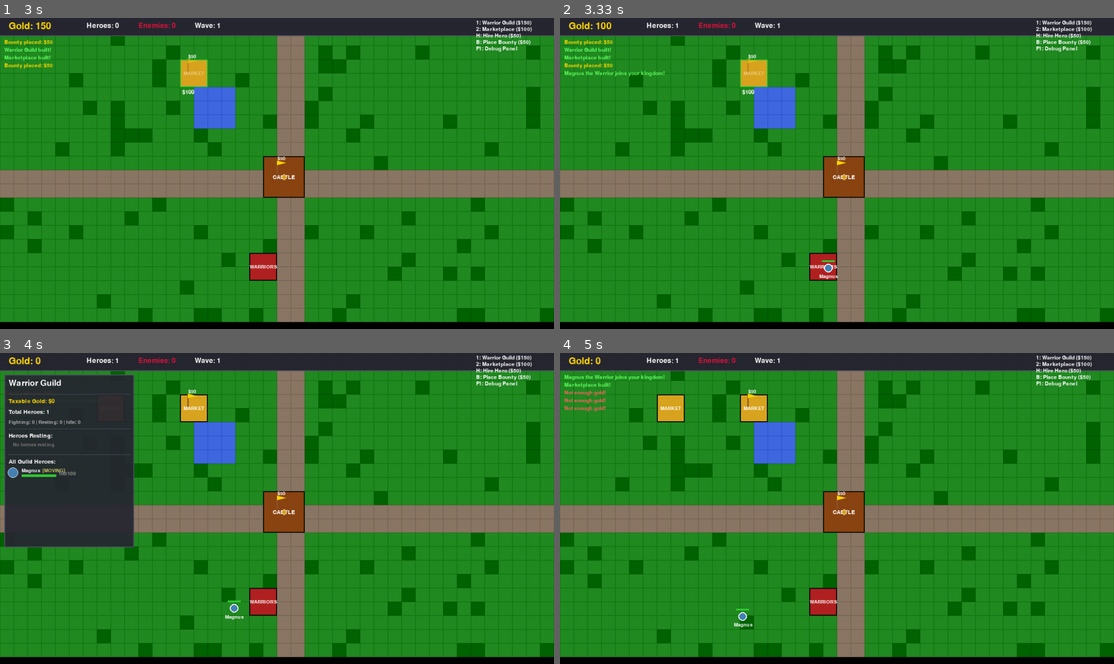
Above: before the commit, frames 1-4 (two rows, left to right).
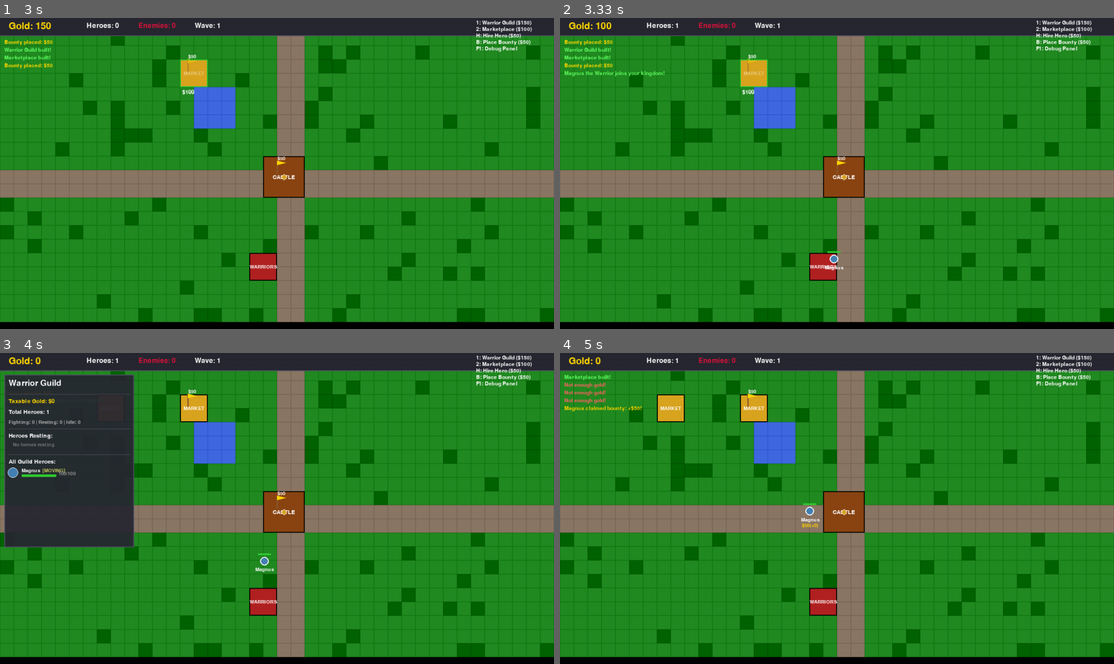
Above: after the commit, the same moments.

Repository: jaimiemontague/Kingdom
Game: pygame game, started from main.py
Same seed, same stepped clock (60 frames per second), same inputs: the game is played once before the commit and once after it.
Inputs (mouse positions are in pixels of both pictures, inside the frame that each line leads up to):
- Up to frame 1 (3 s): click (277, 173) at 0.38 s; tap B at 0.67, 2.98 s; click (105, 245) at 1.05 s; tap 1 at 1.33 s; click (249, 254) at 1.72 s; tap 2 at 2.07, 2.37, 2.9 s; click (188, 70) at 2.55 s
- Up to frame 2 (3.33 s): tap H at 3.17 s
- Up to frame 3 (4 s): click (110, 402) at 3.55 s; click "WARRIORS" at 3.88 s
- Up to frame 4 (5 s): tap 2 at 4.23, 4.53 s; tap 1 at 4.32 s; click (986, 542) at 4.72 s

Frame 1 is identical in both runs. In frame 2, 0.1% of the frame differs, in the area x 46-52%, y 74-84%; in frame 3, 0.2%; in frame 4, 0.6%, in the area x 0-52%, y 7-89%.

Commit message:
Reduce hero clumping: local aggro + anti-dogpile targeting

Diff:
--- a/ai/basic_ai.py
+++ b/ai/basic_ai.py
@@ -7,6 +7,7 @@
 from game.entities.hero import HeroState
 from game.systems.pathfinding import find_path, grid_to_world_path
 from config import TILE_SIZE, HEALTH_THRESHOLD_FOR_DECISION, LLM_DECISION_COOLDOWN
+from ai.context_builder import ContextBuilder
 
 
 class BasicAI:
@@ -115,7 +116,9 @@
         import pygame
 
         if self.llm_brain:
-            context = hero.get_context_for_llm(game_state)
+            # Use centralized context builder so LLMBrain + prompt templates always
+            # get the full expected schema (includes `situation`, distances, etc.).
+            context = ContextBuilder.build_hero_context(hero, game_state)
             self.llm_brain.request_decision(hero.name, context)
             hero.pending_llm_decision = True
             hero.last_llm_decision_time = pygame.time.get_ticks()
@@ -156,22 +159,28 @@
                 hero.target = {"type": "shopping", "marketplace": marketplace}
                 return
 
-        # Look for nearby enemies to fight
-        nearest_enemy = self.find_closest_enemy(hero, enemies)
-        if nearest_enemy and nearest_enemy[1] < TILE_SIZE * 8:
-            hero.target = nearest_enemy[0]
-            hero.set_target_position(nearest_enemy[0].x, nearest_enemy[0].y)
-            return
-
-        # Idle behavior roulette: wander, guard, seek enemies, or explore
+        # IMPORTANT: Avoid map-wide convergence.
+        # Only engage enemies within a local aggro radius unless defending castle/home (handled earlier).
+        local_aggro_tiles = 6
+        candidates = self.find_enemies_within_tiles(hero, enemies, local_aggro_tiles)
+
+        # If we have local enemies, sometimes engage, but try not to dogpile.
+        if candidates and random.random() < 0.65:
+            target = self.pick_enemy_avoiding_dogpile(hero, candidates, game_state.get("heroes", []))
+            if target:
+                hero.target = target
+                hero.set_target_position(target.x, target.y)
+                return
+
+        # Idle behavior roulette: wander, guard, patrol castle, explore
         roll = random.random()
-        if roll < 0.3:
+        castle = game_state.get("castle")
+        if roll < 0.35:
             self.wander(hero, game_state)
-        elif roll < 0.55 and hero.home_building:
+        elif roll < 0.60 and hero.home_building:
             self.guard_home(hero, hero.home_building)
-        elif roll < 0.75 and nearest_enemy:
-            hero.target = nearest_enemy[0]
-            hero.set_target_position(nearest_enemy[0].x, nearest_enemy[0].y)
+        elif roll < 0.80 and castle:
+            self.patrol_castle(hero, castle)
         else:
             self.explore(hero, game_state)
 
@@ -193,6 +202,47 @@
                 best = (enemy, dist)
         return best
 
+    def find_enemies_within_tiles(self, hero, enemies: list, tiles: int) -> list:
+        """Return list of (enemy, distance) for enemies within N tiles."""
+        max_dist = TILE_SIZE * tiles
+        found = []
+        for enemy in enemies:
+            if not enemy.is_alive:
+                continue
+            dist = hero.distance_to(enemy.x, enemy.y)
+            if dist <= max_dist:
+                found.append((enemy, dist))
+        found.sort(key=lambda t: t[1])
+        return found
+
+    def pick_enemy_avoiding_dogpile(self, hero, candidates: list, heroes: list):
+        """
+        Pick an enemy to engage, penalizing enemies already targeted by other heroes.
+        This helps reduce clumping/dogpiling behavior.
+        """
+        # Count how many heroes are currently targeting each enemy
+        target_counts = {}
+        for h in heroes:
+            if not getattr(h, "is_alive", False):
+                continue
+            if h is hero:
+                continue
+            if getattr(h, "target", None) is None:
+                continue
+            if hasattr(h.target, "is_alive") and hasattr(h.target, "enemy_type"):
+                target_counts[h.target] = target_counts.get(h.target, 0) + 1
+
+        best_enemy = None
+        best_score = float("inf")
+        for enemy, dist in candidates:
+            # Strong penalty per additional hero already focused on this target
+            count = target_counts.get(enemy, 0)
+            score = dist + (count * TILE_SIZE * 4)
+            if score < best_score:
+                best_score = score
+                best_enemy = enemy
+        return best_enemy
+
     def wander(self, hero, game_state: dict):
         """Send hero to a nearby random location."""
         from config import MAP_WIDTH, MAP_HEIGHT
@@ -207,6 +257,16 @@
         hero.target_position = (building.center_x + offset, building.center_y)
         hero.state = HeroState.MOVING
         hero.target = {"type": "guard_home", "building": building}
+
+    def patrol_castle(self, hero, castle):
+        """Position hero around the castle to spread out defenders."""
+        angle = random.uniform(0, 2 * math.pi)
+        radius = TILE_SIZE * random.uniform(3.0, 6.0)
+        target_x = castle.center_x + math.cos(angle) * radius
+        target_y = castle.center_y + math.sin(angle) * radius
+        hero.target_position = (target_x, target_y)
+        hero.state = HeroState.MOVING
+        hero.target = {"type": "patrol_castle"}
 
     def handle_moving(self, hero, game_state: dict):
         """Handle moving state."""
